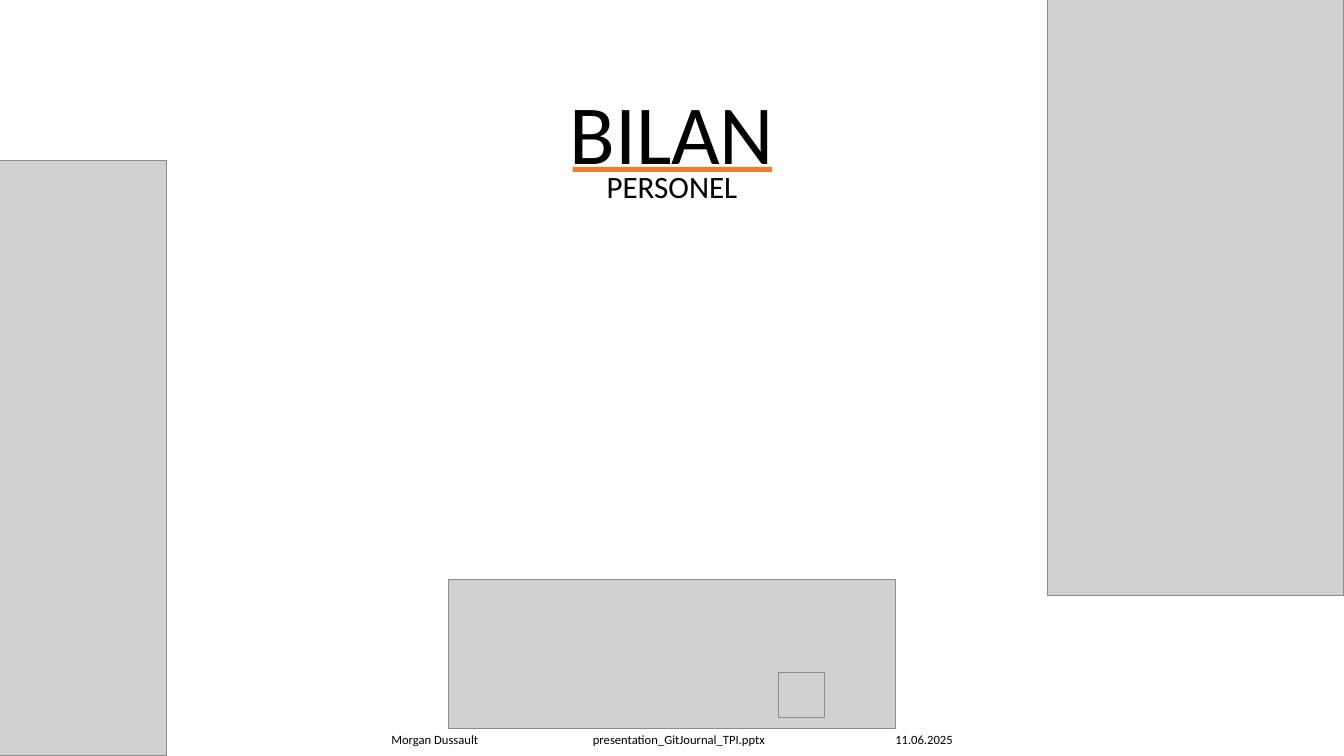
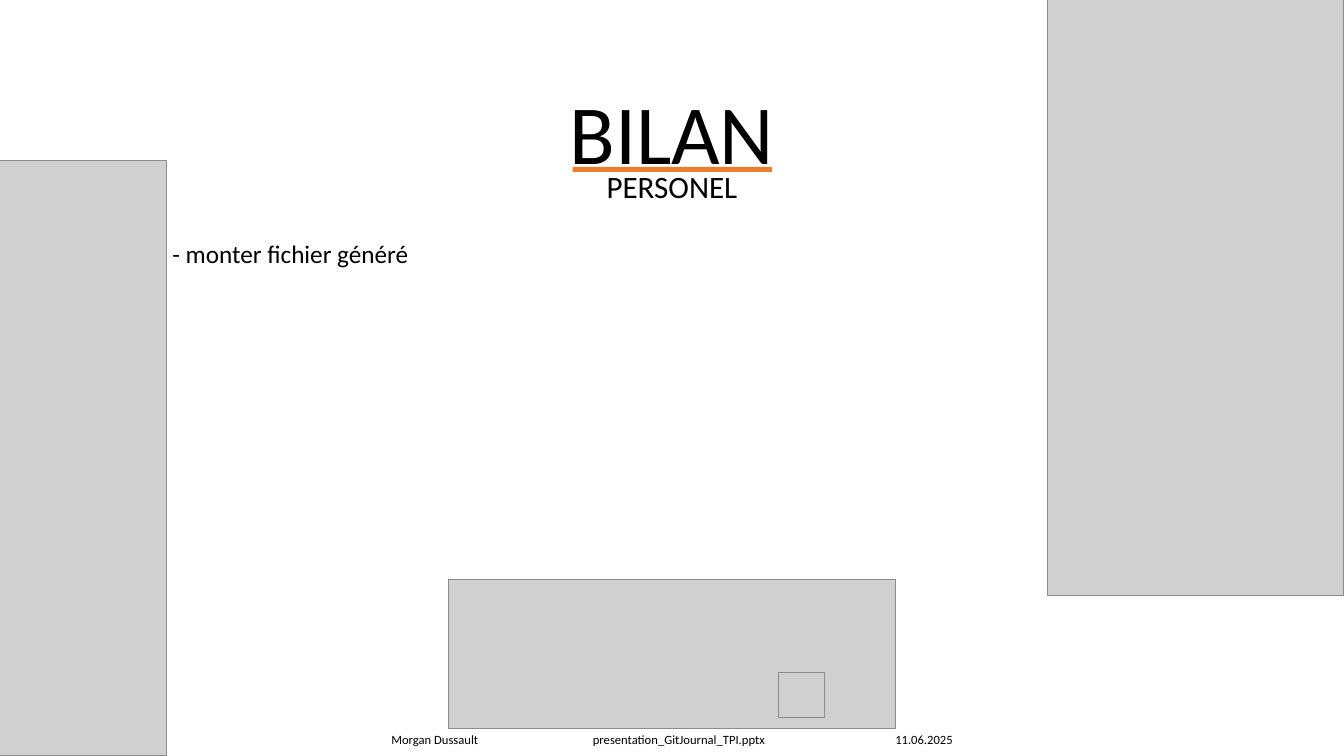
Before and after one commit to Morgan-DD/GitJournal, a slide deck: slide 26 of presentation/presentation_GitJournal_TPI.pptx. Drawn at 1344x756 pixels with LibreOffice and Linux fonts; fonts in the diff are those of the drawing; grey boxes stand for pictures. Boxes give left, top, right and bottom in pixels: in the first picture for what was removed or moved away, otherwise in the second. Text is boxed around its words. In the diff, an @@ line names an element or a change of style, - is before the commit and + after.

```diff
--- a/presentation/presentation_GitJournal_TPI.pptx
+++ b/presentation/presentation_GitJournal_TPI.pptx
@@ text added at (x1=186, y1=245, x2=408, y2=268), 18 pt, text #000000 @@
+- monter fichier généré
```
Also in this commit, not shown: 7 other slides changed.
